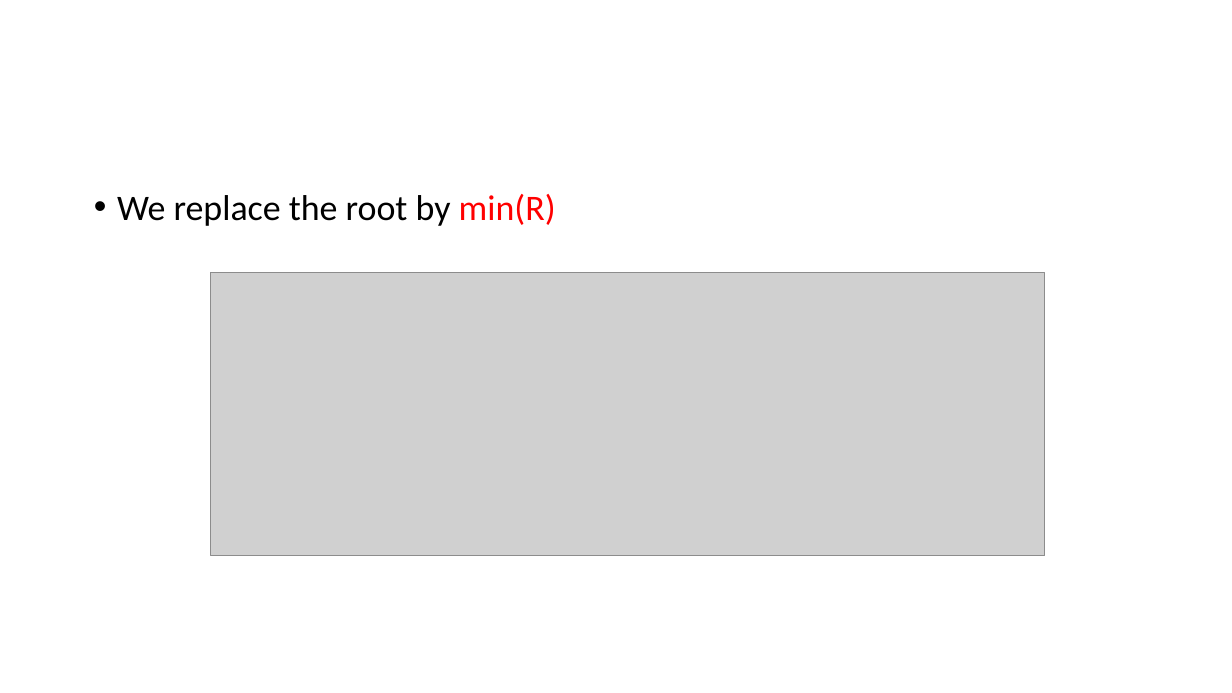
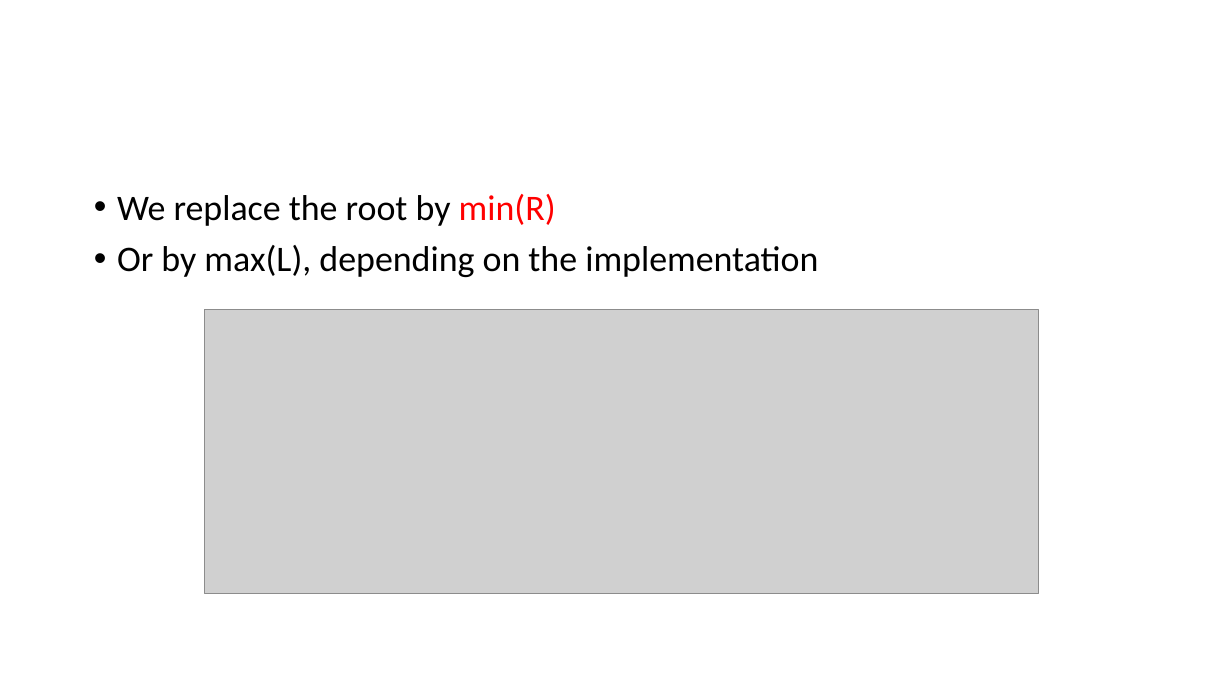
Before and after one commit to kwea123/cpp_data_algo, a slide deck: slide 31 of 2_Tree.pptx (slide 30 before the commit). Drawn at 1232x693 pixels with LibreOffice and Linux fonts; fonts in the diff are those of the drawing; grey boxes stand for pictures. Boxes give left, top, right and bottom in pixels: in the first picture for what was removed or moved away, otherwise in the second. Text is boxed around its words. In the diff, an @@ line names an element or a change of style, - is before the commit and + after.

```diff
--- a/2_Tree.pptx
+++ b/2_Tree.pptx
@@ text at [117, 245, 818, 277]: paragraph added @@
+• Or by max(L), depending on the implementation
@@ picture: place and size @@
-picture at [211, 273, 1045, 556]
+picture at [205, 310, 1040, 593]
```
Also in this commit, not shown: 1 other slide changed, 1 slide added, 27 other files.
